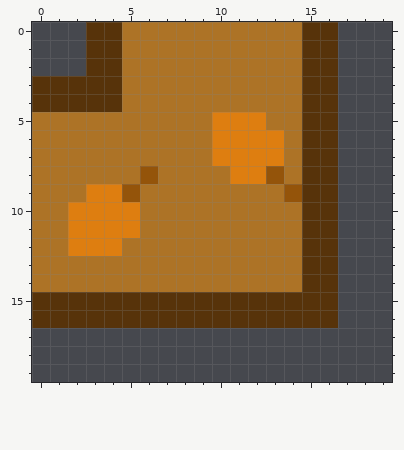
One commit to this pixel-art sprite: res/tiles/fall/turnLeft.png. The picture above was drawn from the file before the commit.
The file is 20x20 pixels.
New version:
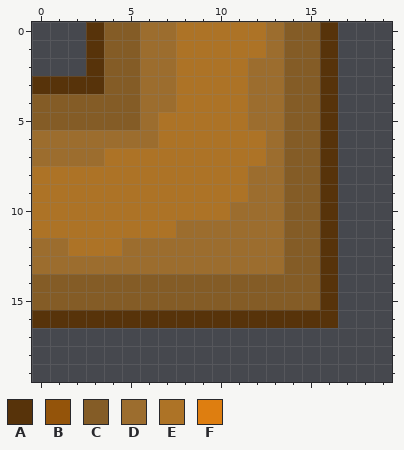
Palette (. is transparent): A #57330a  B #94540a  C #845c26  D #9c6d2e  E #ad7326  F #de7e10
The edit:
Changed rows in their new state; - is an unchanged pixel.
first column x 0:
 0 ----CCDD-----DCC
 1 ----CCDD-----DCC
 2 ----CCDD----DDCC
 3 ----CCDD----DDCC
 4 CCCCCCDD----DDCC
 5 CCCCCCD---EEDDCC
 6 DDDDDDD---EEEDCC
 7 DDDD------EEEDCC
 8 ------E----EDDCC
 9 ---EEE------DDCC
10 --EEEE-----DDDCC
11 --EEEE--DDDDDDCC
12 DDEEEDDDDDDDDDCC
13 DDDDDDDDDDDDDDCC
14 CCCCCCCCCCCCCCCC
15 CCCCCCCCCCCCCCCC
